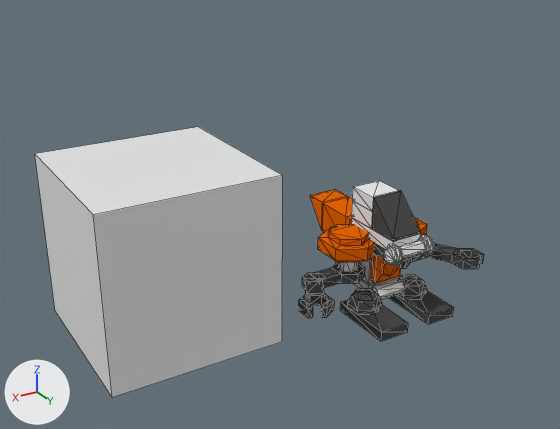
The Blender file game/assets/grunt.blend: old version first, new version second.
Before and after are seen from a 50 mm lens placed at (5.9, 7.4, 4.8), pointed at (0.9, -0.9, 0.6). The lights are fixed; the arrows at lower left show +X, +Y and +Z. Mesh edges are drawn as thin lines. The same objects are shown in both versions, whatever each file hides.

The first picture shows 'grunt-body', 'grunt-parts'.
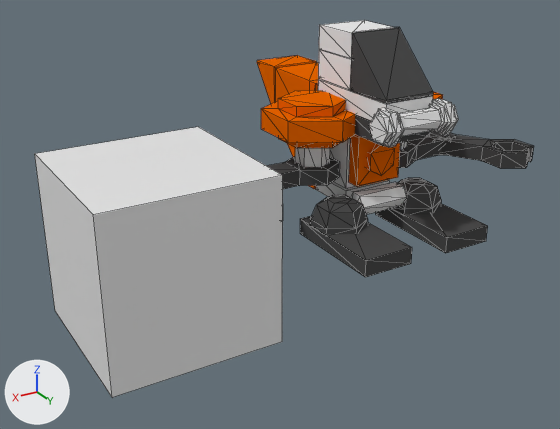
Changed parts and their boxes [x1, y1, x2, y2] in the pictures (560 x 429 px):
'grunt-body', moved, rescaled
    before: [298, 181, 484, 341]
    after: [257, 20, 534, 277]

Patch to the scene script:
```diff
--- a/game/assets/grunt.blend.py
+++ b/game/assets/grunt.blend.py
@@ ob_grunt_body @@
 ob_grunt_body = bpy.data.objects.new('grunt-body', me_grunt_body)
-ob_grunt_body.location = (0.0, 0.0, 0.0)
+ob_grunt_body.location = (0.0, -0.54, 1.3)
+ob_grunt_body.scale = (1.61, 1.61, 1.61)
```
